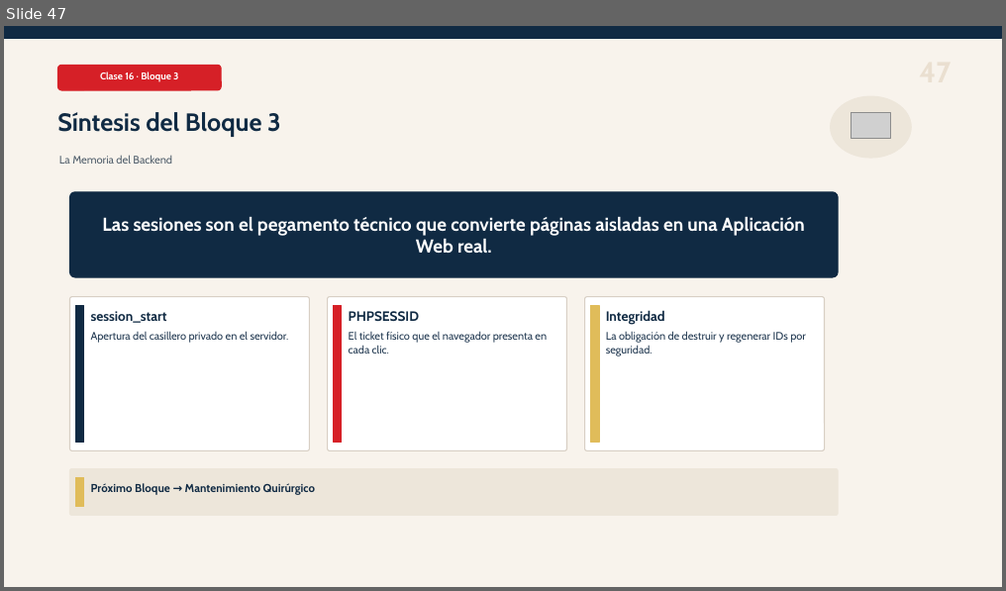
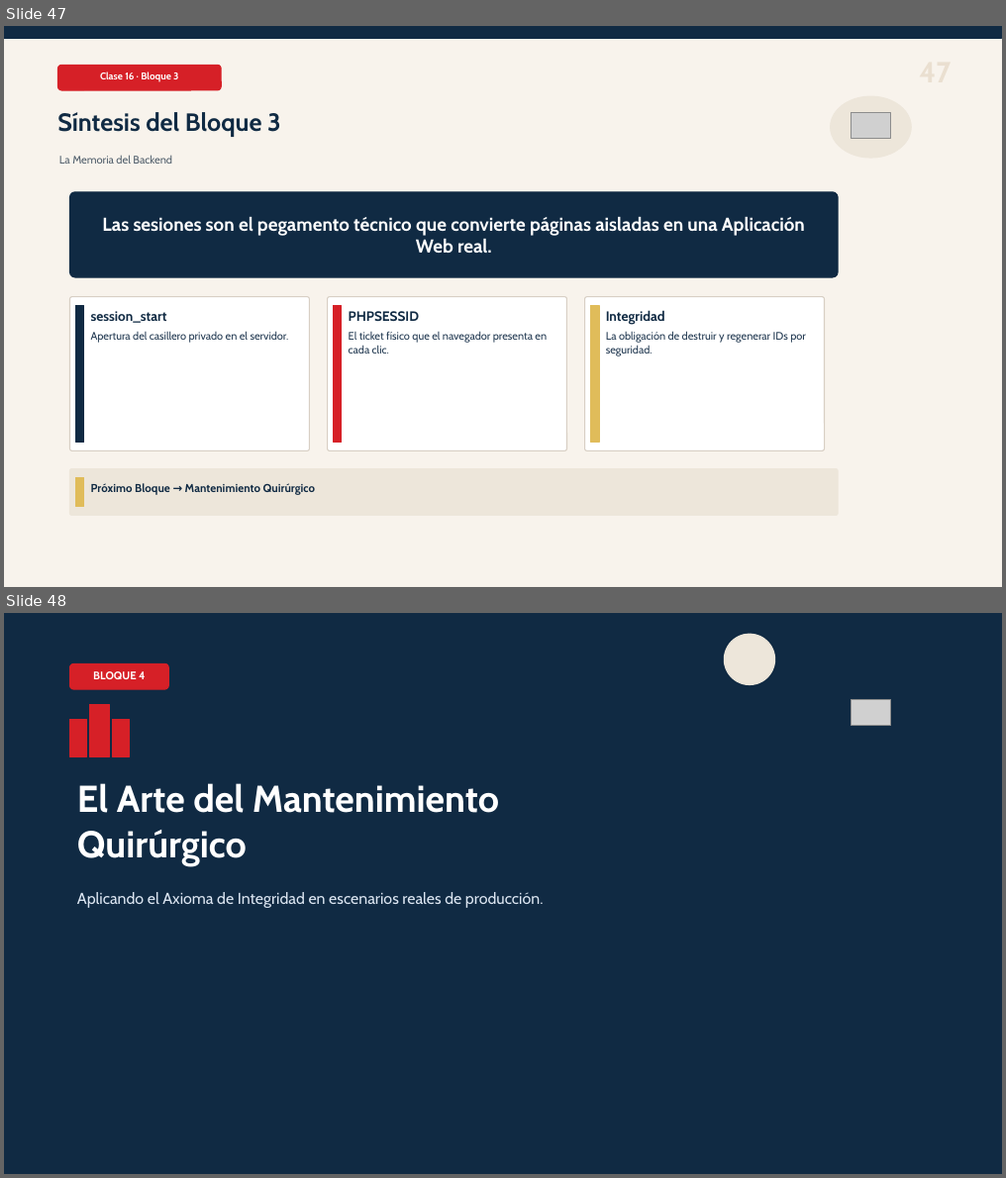
Before and after one commit to Dieg0Code/PRO301_Taller_de_Aplicaciones_para_Internet, a slide deck: clases/semana-06/01/ppt/Clase-16-Legacy-PHP.pptx. Shown one above the other, each under a label of ours: slide 47 before the commit, slides 47 and 48 after it. The pictures are 1006x591 and 1006x1178 pixels, drawn with LibreOffice and Linux fonts; fonts in the diff are those of the drawing; grey boxes stand for pictures. Boxes give left, top, right and bottom in pixels: in the first picture for what was removed or moved away, otherwise in the second. Text is boxed around its words. In the diff, an @@ line names an element or a change of style, - is before the commit and + after.

```diff
--- a/clases/semana-06/01/ppt/Clase-16-Legacy-PHP.pptx
+++ b/clases/semana-06/01/ppt/Clase-16-Legacy-PHP.pptx
@@ slide 48 added at [4,613,1002,1174], background #102A43 @@
@@ ellipse added at [724,634,775,685], fill #EDE6DA, outline #EDE6DA 1 pt @@
@@ rounded rectangle added at [70,663,168,689], fill #D62027, outline #D62027 1 pt @@
@@ text added at [93,671,145,679], 10.6 pt, text #FFFFFF, bold @@
+BLOQUE 4
@@ picture added at [850,700,891,725] @@
@@ rectangle added at [70,719,86,758], fill #D62027, outline #D62027 1 pt @@
@@ rectangle added at [89,704,109,757], fill #D62027, outline #D62027 1 pt @@
@@ rectangle added at [113,719,129,758], fill #D62027, outline #D62027 1 pt @@
@@ text added at [77,783,499,866], 36 pt, text #FFFFFF, bold @@
+El Arte del Mantenimiento
+Quirúrgico
@@ text added at [77,892,544,908], 15.2 pt, text #DCE6F2 @@
+Aplicando el Axioma de Integridad en escenarios reales de producción.
```
Also in this commit, not shown: 1 slide changed, 13 other slides added, 1 other file.
